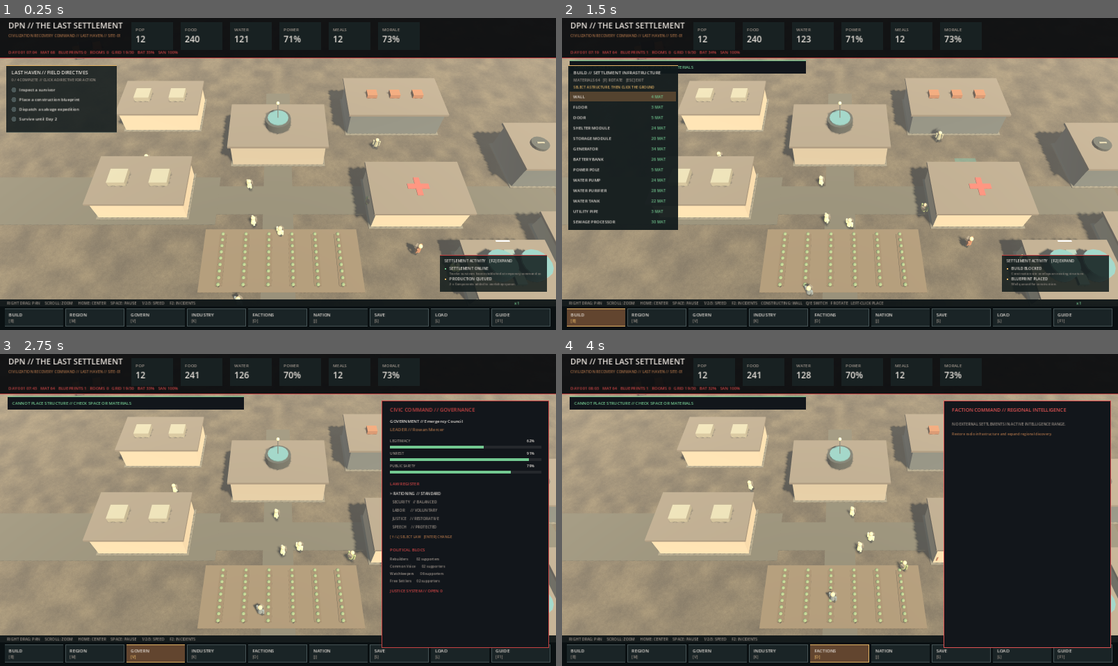
Above: before the commit, frames 1-4 (two rows, left to right).
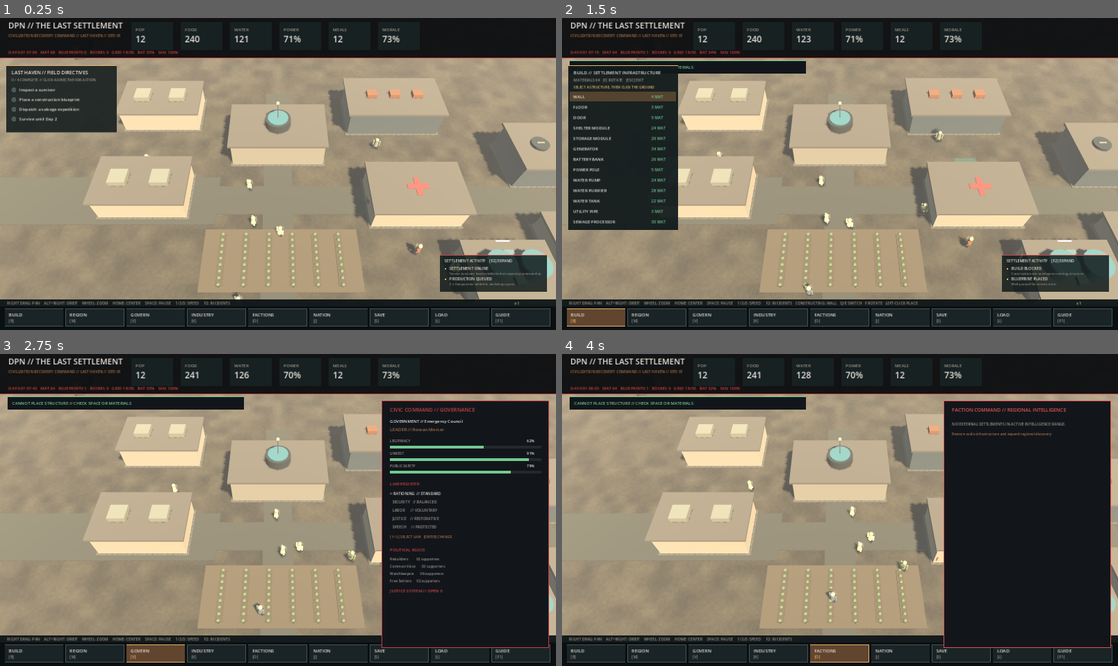
Above: after the commit, the same moments.

Repository: DPN-Technology/The-Last-Settlement
Game: Godot game, scene res://src/Main.tscn
The game is run twice, just before and just after one commit, with the same random seed, the same clock (stepped at 60 frames per second) and the same inputs.
Inputs (mouse positions are in pixels of both pictures, inside the frame that each line leads up to):
- Up to frame 1 (0.25 s): no input
- Up to frame 2 (1.5 s): tap Enter at 0.5 s; move the mouse to (962, 158) at 0.52 s; hold Right 0.53-1.25 s; tap B at 0.6 s; click (962, 158) at 0.67 s; tap Space at 0.77, 1.25 s; drag from (728, 189) to (812, 236) at 1.27 s
- Up to frame 3 (2.75 s): move the mouse to (333, 441) at 2.02 s; hold Right from 2.03 s (still down); tap V at 2.1 s; click (333, 441) at 2.17 s
- Up to frame 4 (4 s): release Right at 2.75 s; drag from (812, 572) to (673, 463) at 2.77 s; move the mouse to (1006, 556) at 3.52 s; hold Left from 3.53 s (still down); tap O at 3.6 s; click (1006, 556) at 3.67 s; tap Space at 3.77 s

The runs differ from the first frame. In frame 1, 0.2% of the frame differs, in the area x 7-42%, y 90-92%; in frame 2, 0.3%, in the area x 7-64%, y 90-93%; in frame 3, 0.2%; in frame 4, 0.2%.

Commit message:
feat(input): orbit 3D camera with Alt+right drag while preserving construction input

Diff:
--- a/src/main.gd
+++ b/src/main.gd
@@ -713,7 +713,7 @@
 	if build_mode:
 		var definition := sim.get_build_catalog()[build_catalog_index]
 		build_text = "   CONSTRUCTING: %s   Q/E SWITCH   F ROTATE   LEFT-CLICK PLACE" % str(definition["name"]).to_upper()
-	var command_hint := "RIGHT DRAG: PAN     SCROLL: ZOOM     HOME: CENTER     SPACE: PAUSE     1/2/3: SPEED     F2: INCIDENTS" + build_text
+	var command_hint := "RIGHT DRAG: PAN    ALT+RIGHT: ORBIT    WHEEL: ZOOM    HOME: CENTER     SPACE: PAUSE     1/2/3: SPEED     F2: INCIDENTS" + build_text
 	draw_rect(Rect2(0, vp.y - 88, vp.x, 22), Color(Color("#0e1517"), 0.95))
 	draw_string(ThemeDB.fallback_font, Vector2(20, vp.y - 73), command_hint, HORIZONTAL_ALIGNMENT_LEFT, vp.x - 155, 11, MUTED)
 	draw_string(ThemeDB.fallback_font, Vector2(vp.x - 120, vp.y - 73), status, HORIZONTAL_ALIGNMENT_LEFT, -1, 12, WARN if sim.paused else GOOD)
@@ -1422,5 +1422,8 @@
 		mouse_world = _screen_to_world(event.position)
 		if dragging:
 			var drag_delta: Vector2 = event.position - drag_origin
-			settlement_world.pan_screen(drag_delta)
+			if event.alt_pressed:
+				settlement_world.orbit_camera(drag_delta)
+			else:
+				settlement_world.pan_screen(drag_delta)
 			drag_origin = event.position
